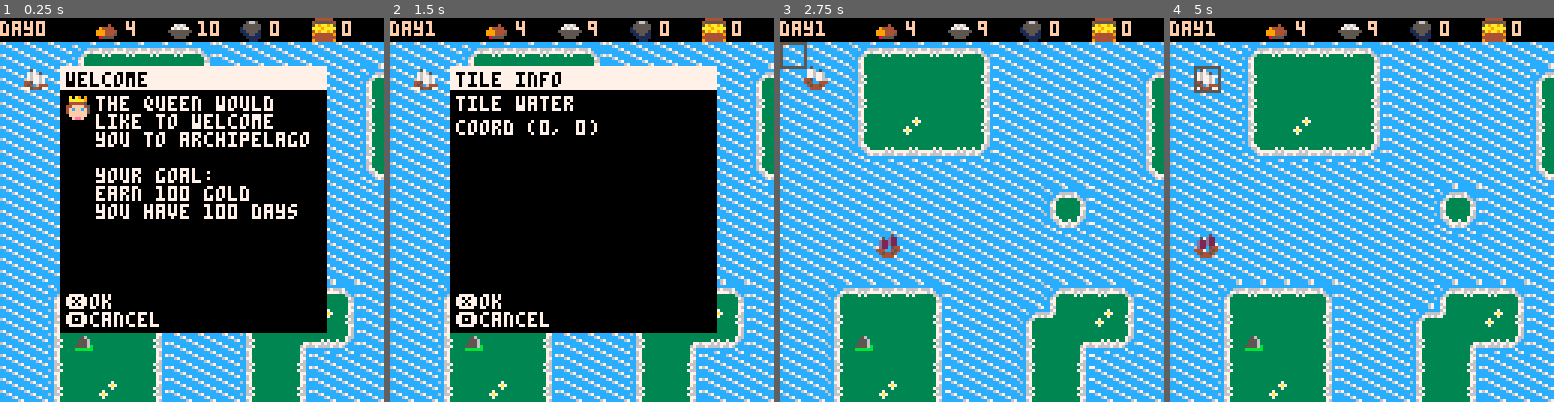
Above: before the commit, frames 1-4 (left to right).
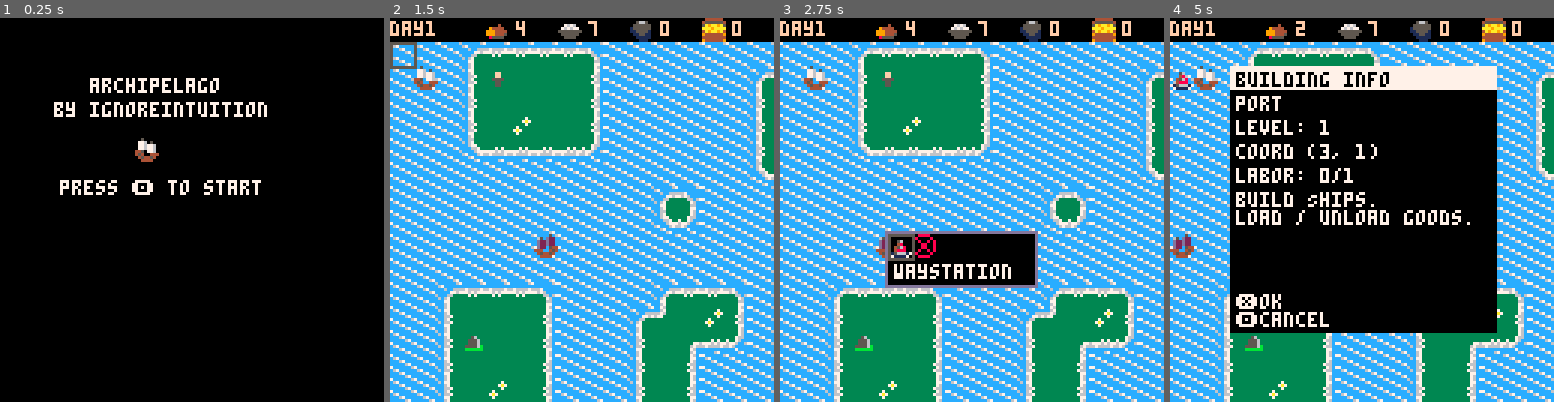
Above: after the commit, the same moments.

Repository: ignoreintuition/archipelago
Game: PICO-8 cartridge archipelago.p8
Same seed, same stepped clock (60 frames per second), same inputs: the game is played once before the commit and once after it.
Inputs:
- Up to frame 1 (0.25 s): no input
- Up to frame 2 (1.5 s): tap O (Z key) at 0.33, 0.7, 1.43 s; tap X (X key) at 1.07 s
- Up to frame 3 (2.75 s): hold Left 1.97-2.37 s; tap X (X key) at 2.07, 2.4, 2.73 s; tap O (Z key) at 2.22 s; hold Down from 2.42 s (still down)
- Up to frame 4 (5 s): release Down at 2.82 s; hold Right 2.87-3.53 s; tap X (X key) every 0.33 s from 3.07 to 4.73 s; tap O (Z key) at 3.1, 3.98, 4.87 s; hold Up 3.58-4.08 s; hold Right 4.13-4.53 s; hold Down from 4.58 s (still down)

The runs differ from the first frame. In frame 1, 57% of the frame differs, in the area x 0-100%, y 0-100%; in frame 2, 59%; in frame 3, 6.1%; in frame 4, 60%.

Commit message:
load / unload passengers

Diff:
--- a/archipelago.p8
+++ b/archipelago.p8
@@ -5,6 +5,7 @@
 --by IgnoreIntuition
 --game
 #include src/game.lua
+#include src/title.lua
 #include src/pubsub.lua
 #include src/helpers.lua
 #include src/dialog.lua
--- a/src/game.lua
+++ b/src/game.lua
@@ -27,7 +27,6 @@
     storage = 31,
     woodmill = 35,
     waystation = 37
-
   }
   spriteDesc = {
     ship = "travels by sea. \ncan carry cargo \nor passengers.",
@@ -36,9 +35,9 @@
     farm = "provides food. \nrequires farmers.",
     port = "build Ships. \nload / unload goods.",
     mine = "harvest ore",
-    barracks = "train peasants to fight.",
+    barracks = "train peasants \nto fight.",
     woodmill = "gather wood.",
-    waystation = "waypoint between trade routes",
+    waystation = "waypoint between \ntrade routes",
     storage = "allows you to store \nadditional goods."
   }
   modes = {
@@ -47,11 +46,17 @@
     toolbar = 3,
     dialog = 4
   }
-
+  gameState = {
+    title = 1,
+    game = 2,
+    over = 3
+  }
+  state = gameState["title"]
+  initTitle()
   initMap()
   initBroker()
   initResources()
-  initSprites({ { "ship", 1, 1 } })
+  initSprites({ { "ship", 1, 1 }, {"citizen", 4, 1} })
   initEnemy()
   initUi()
   initToolbar()
@@ -61,22 +66,30 @@
 end
 
 function _update()
-  updateMap()
-  updateSprites()
-  updateEnemy()
-  updateUi()
-  updateTimers()
-  updateGoals()
+  if state == gameState["title"] then
+    updateTitle()
+  else
+    updateMap()
+    updateSprites()
+    updateEnemy()
+    updateUi()
+    updateTimers()
+    updateGoals()
+  end
 end
 
 function _draw()
-  drawMap()
-  drawSprites()
-  drawEnemy()
-  drawToolbar()
-  drawDialog()
-  drawUi()
-  drawGoals()
+  if state == gameState["title"] then
+    drawTitle()
+  else
+    drawMap()
+    drawSprites()
+    drawEnemy()
+    drawToolbar()
+    drawDialog()
+    drawUi()
+    drawGoals()
+  end
 end
 
 function printStats()
--- a/src/map.lua
+++ b/src/map.lua
@@ -1,4 +1,6 @@
 function initMap()
+  mapX = 0
+  mapY = 0
 end
 
 function updateMap()
--- /dev/null
+++ b/src/title.lua
@@ -0,0 +1,17 @@
+function initTitle()
+  titleBoat = 19
+end
+
+function drawTitle()
+  cls()
+  print( "archipelago", 30, 20, 7)
+  print( "by ignoreintuition", 18, 28, 7)
+  spr(titleBoat, 45, 40)
+  print( "press 🅾️ to start", 20, 54, 7 )
+end
+
+function updateTitle()
+    if btnp(🅾️) then
+    state = gameState["game"]
+  end
+end
--- a/src/toolbar.lua
+++ b/src/toolbar.lua
@@ -72,7 +72,11 @@
     { "destroy", 51, "destroySprite", "waystation" },
     cancelIcon
   },
-  selectSprites = {}
+  selectSprites = {},
+  boat = {
+    { "disembark", 60, "disembark"},
+    { "move", 59, "move"}
+  }
 }
 
 function initToolbar()
@@ -174,5 +178,11 @@
     elseif selActive[arg].type == building then
       selectBuilding(selActive[arg])
     end
+  end,
+  move = function(arg)
+    mode = modes["select"]
+  end,
+  disembark = function(arg)
+    mode = modes["select"]
   end
 }
--- a/src/ui.lua
+++ b/src/ui.lua
@@ -10,26 +10,26 @@
 end
 
 function updateUi()
-  if mode == modes["select"] or mode == modes["move"] then
-    newX = c.x
-    newY = c.y
-    if btnp(⬅️) then
-      newX = newX - 1
+    if mode == modes["select"] or mode == modes["move"] then
+      newX = c.x
+      newY = c.y
+      if btnp(⬅️) then
+        newX = newX - 1
+      end
+      if btnp(➡️) then
+        newX = newX + 1
+      end
+      if btnp(⬆️) then
+        newY = newY - 1
+      end
+      if btnp(⬇️) then
+        newY = newY + 1
+      end
+      if checkLocation(newX, newY) then
+        c.x = mid(0, newX, maxX)
+        c.y = mid(0, newY, maxY)
+      end
     end
-    if btnp(➡️) then
-      newX = newX + 1
-    end
-    if btnp(⬆️) then
-      newY = newY - 1
-    end
-    if btnp(⬇️) then
-      newY = newY + 1
-    end
-    if checkLocation(newX, newY) then
-      c.x = mid(0, newX, maxX)
-      c.y = mid(0, newY, maxY)
-    end
-  end
 end
 
 function checkLocation(x, y)
--- a/src/unit.lua
+++ b/src/unit.lua
@@ -20,9 +20,11 @@
   if u.spr == sprites["ship"] then
     add(u.terr, water)
     add(u.terr, beach)
+    u.passengers = {}
   elseif u.spr == sprites["troop"] or u.spr == sprites["citizen"] then
     add(u.terr, land)
     add(u.terr, forest)
+    add(u.terr, beach)
   end
   if u.subType == "citizen" or u.subType == "troop" then
     u.foodCost = u.foodCost + 1
@@ -70,10 +72,22 @@
 end
 
 function selectUnit(u)
-  prevMode = mode
-  mode = modes["move"]
-  u.sel = true
+  if u.subType == "ship" and isTile(beach, u.x, u.y) then
+    setToolbarActive(true, "boat")
+    mode = modes["toolbar"]
+  else
+    prevMode = mode
+    mode = modes["move"]
+    u.sel = true
+  end
   return true
+end
+
+function disembark(u, v)
+  for i, v in ipairs(u.passengers) do
+    add(activeSprites, v)
+    del(u.passengers, v)
+  end
 end
 
 function moveUnit(u, x, y)
@@ -83,9 +97,11 @@
   end
   for i, v in ipairs(activeSprites) do
     if v.x == x and v.y == y then
-      if v.type == unit then
+      if v.type == unit and v.subType == u.subType then
         upgradeUnit(v, u)
         return true
+      elseif v.type == unit and v.subType == "ship" then
+        boardShip(v, u)
       elseif v.type == building then
         assignUnit(v, u)
         return true
@@ -112,6 +128,11 @@
   v["queuedUnits"] = u.lvl
   u["queueForDecomm"] = true
   mode = modes["dialog"]
+end
+
+function boardShip(v, u, i)
+  del(activeSprites, u)
+  add(v.passengers, u)
 end
 
 function assignUnit(v, u)
Not shown, changed: dist/archipelago.p8.png
